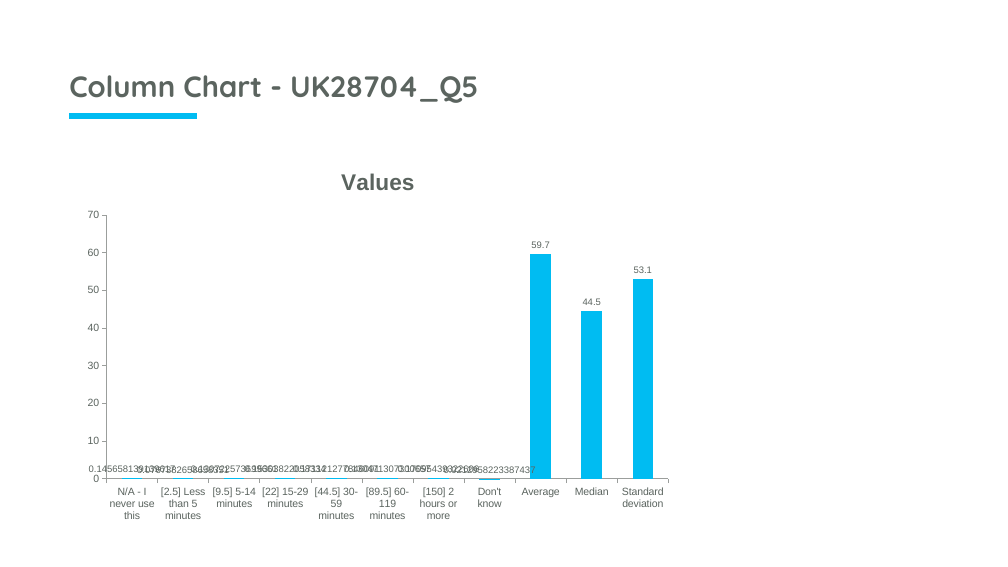
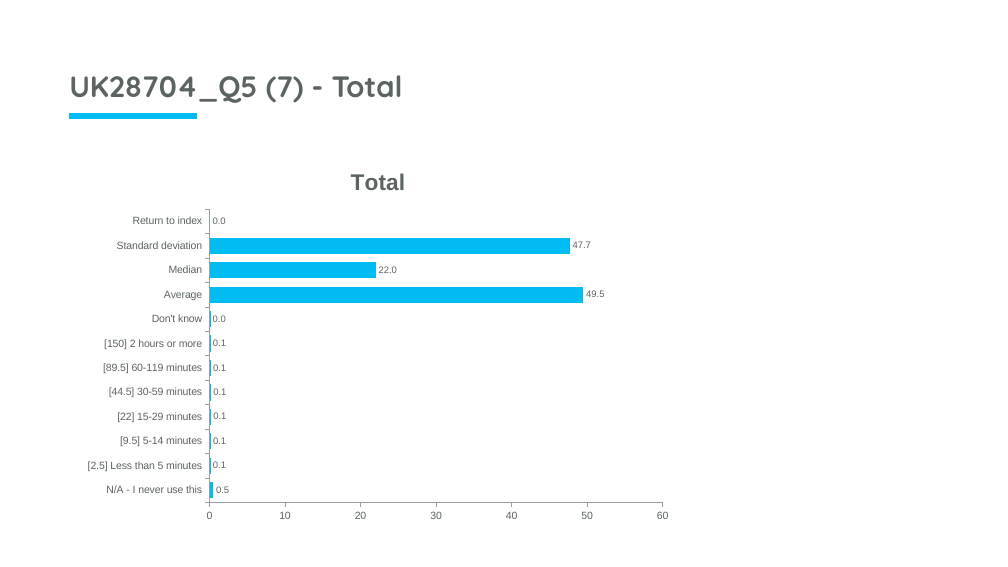
Before and after one commit to Meeaad021/Charting, a slide deck: slide 6 of excel_barcharts.pptx (slide 8 before the commit). Drawn at 1008x567 pixels with LibreOffice and Linux fonts; fonts in the diff are those of the drawing; background and template pictures are left out. Boxes give left, top, right and bottom in pixels: in the first picture for what was removed or moved away, otherwise in the second. Text is boxed around its words. In the diff, an @@ line names an element or a change of style, - is before the commit and + after.

```diff
--- a/excel_barcharts.pptx
+++ b/excel_barcharts.pptx
@@ title at (69, 75, 403, 103): text changed @@
-Column Chart - UK28704_Q5
+UK28704_Q5 (7) - Total
@@ column chart at (76, 151, 681, 529) @@
@@ column chart to bar chart @@
@@ title "Values" to "Total" @@
-categories: N/A - I never use this, [2.5] Less than 5 minutes, [9.5] 5-14 minutes, [22] 15-29 minutes, [44.5] 30-59 minutes, [89.5] 60-119 minutes, [150] 2 hours or more, Don't know, Average, Median, Standard deviation
+categories: N/A - I never use this, [2.5] Less than 5 minutes, [9.5] 5-14 minutes, [22] 15-29 minutes, [44.5] 30-59 minutes, [89.5] 60-119 minutes, [150] 2 hours or more, Don't know, Average, Median, Standard deviation, Return to index
-Values: 0.145658, 0.076738, 0.130723, 0.153038, 0.171121, 0.130471, 0.170954, 0.021296, 59.7, 44.5, 53.1
+Total: 0.5, 0.1, 0.1, 0.1, 0.1, 0.1, 0.1, 0, 49.5, 22, 47.7, 0
@@ data labels of Total changed @@
@@ category axis changed @@
@@ bar spacing changed @@
```
Also in this commit, not shown: 8 other slides changed, 1 slide removed, 4 other files.
